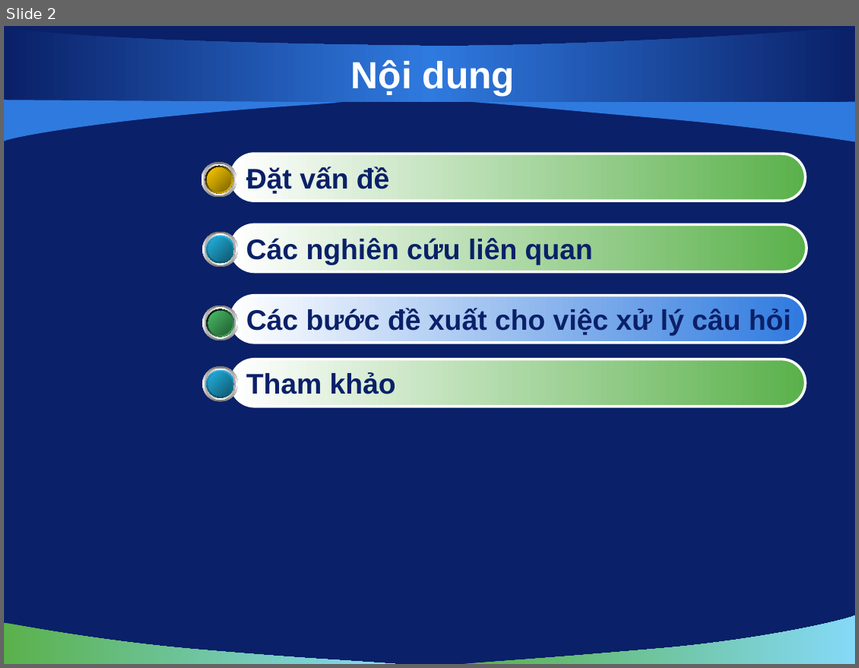
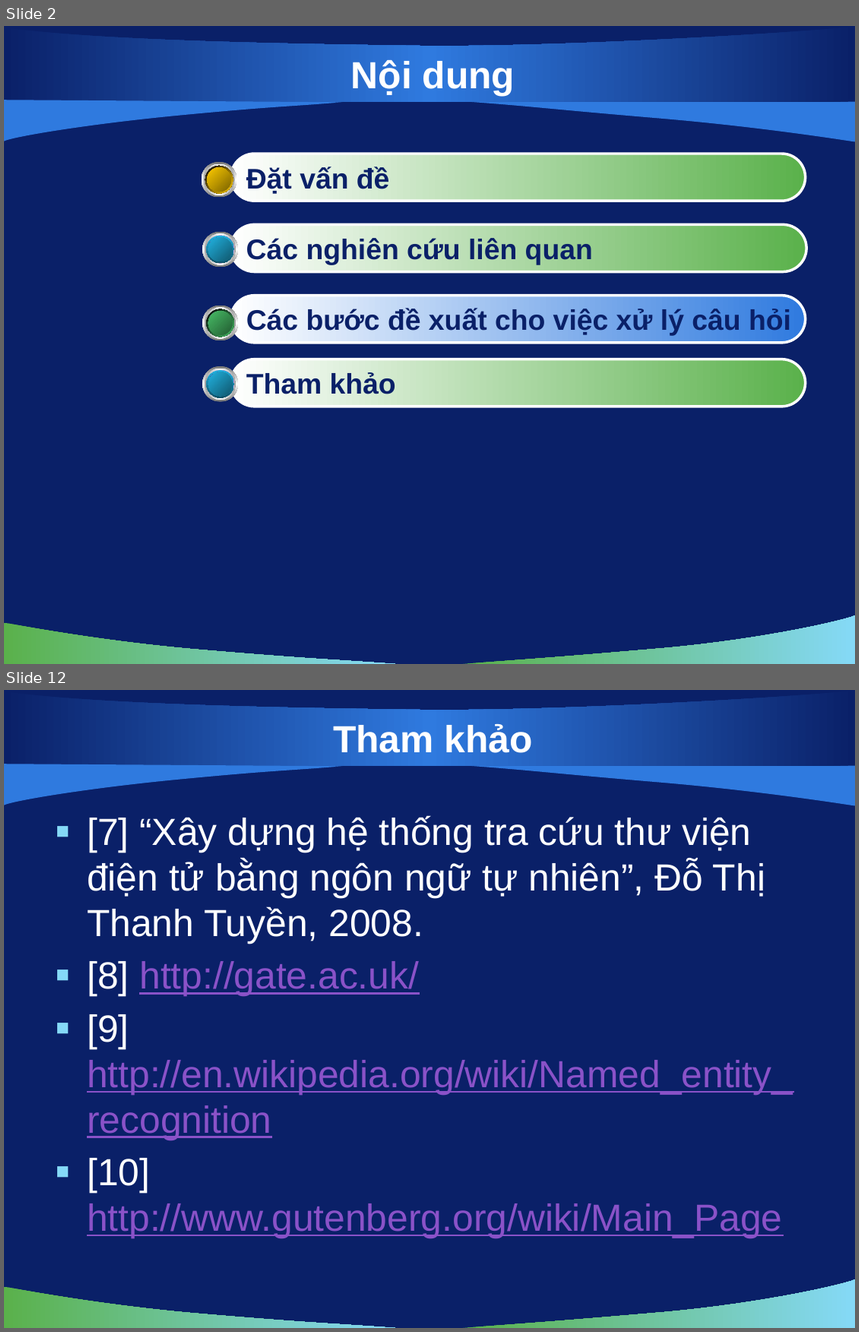
Before and after one commit to hungntit/filnalproject, a slide deck: De Cuong/bao cao 22-10-2010.pptx. Shown one above the other, each under a label of ours: slide 2 before the commit, slides 2 and 12 after it; the slides between them are not shown. The pictures are 859x668 and 859x1332 pixels, drawn with LibreOffice and Linux fonts; fonts in the diff are those of the drawing; background and template pictures are left out. Boxes give left, top, right and bottom in pixels: in the first picture for what was removed or moved away, otherwise in the second. Text is boxed around its words. In the diff, an @@ line names an element or a change of style, - is before the commit and + after.

```diff
--- a/De Cuong/bao cao 22-10-2010.pptx
+++ b/De Cuong/bao cao 22-10-2010.pptx
@@ slide 12 added at (4,690,855,1328), background picture (left out); not listed: 5 template elements that a slide beside it also shows @@
@@ title added at (333,724,533,753), 32 pt, text #FFFFFF, bold @@
+Tham khảo
@@ text added at (87,815,793,1239), 32 pt, text #8A52C8, underline @@
+▪ [7] “Xây dựng hệ thống tra cứu thư viện điện tử bằng ngôn ngữ tự nhiên”, Đỗ Thị Thanh Tuyền, 2008.
+▪ [8] http://gate.ac.uk/
+▪ [9] http://en.wikipedia.org/wiki/Named_entity_recognition
+▪ [10] http://www.gutenberg.org/wiki/Main_Page
```
Also in this commit, not shown: 2 slides changed, 7 other slides added, 1 other file.
